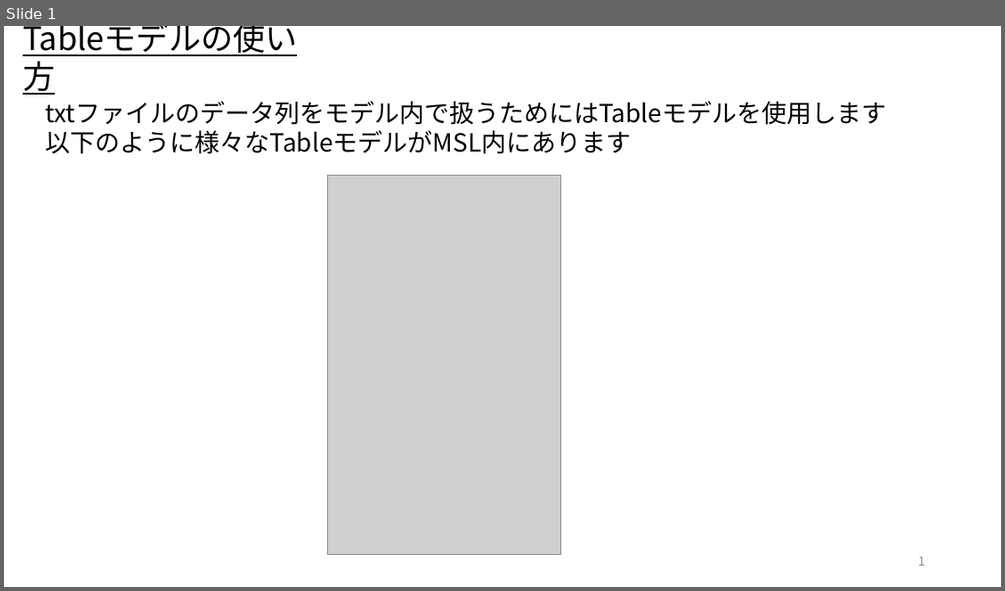
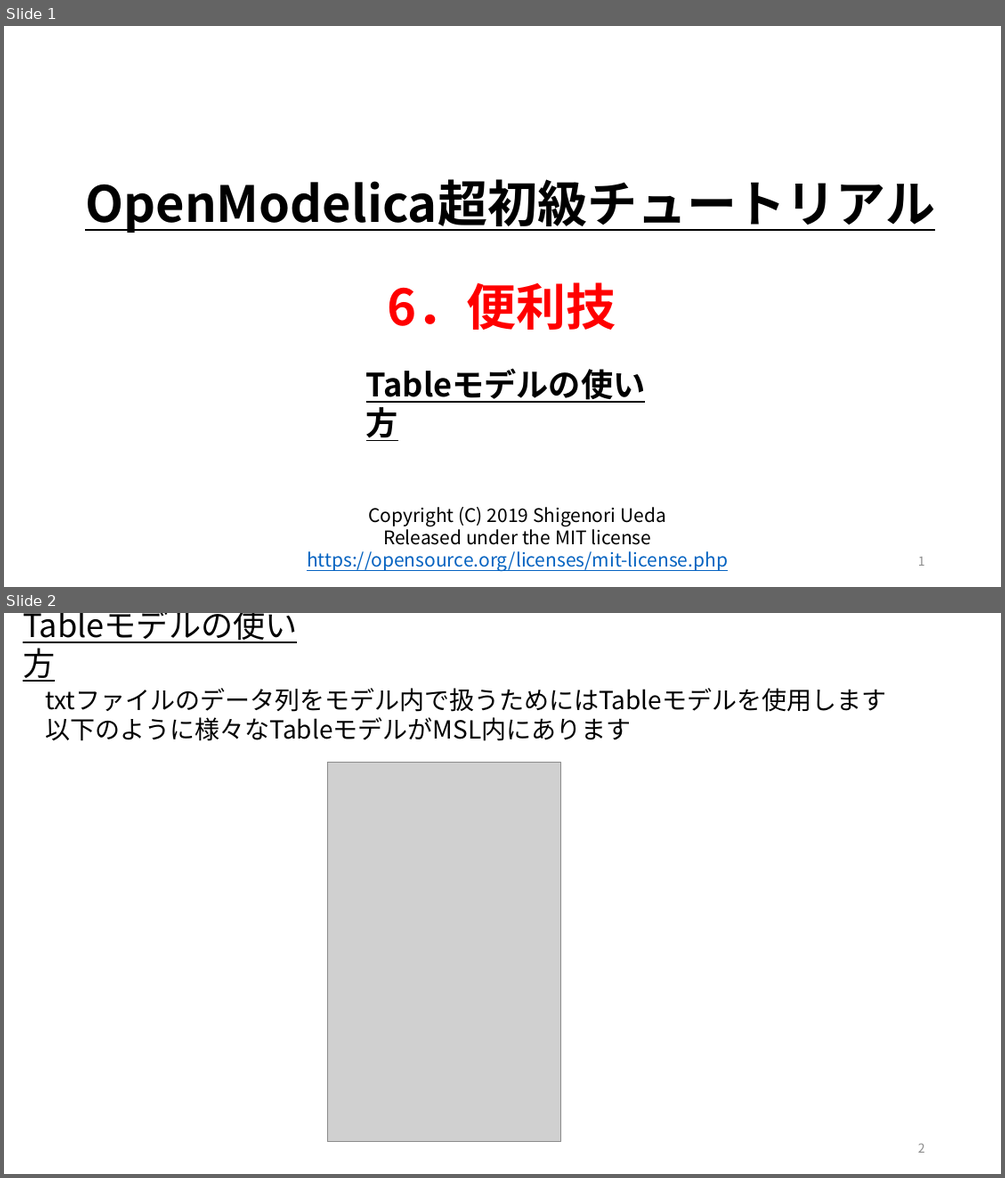
Before and after one commit to cubakija/OpenModelica_Tutorials_Ja, a slide deck: 6_Tips/03_UsageTableModel/UsageTableModel.pptx. Shown one above the other, each under a label of ours: slide 1 before the commit, slides 1 and 2 after it. The pictures are 1005x591 and 1005x1178 pixels, drawn with LibreOffice and Linux fonts; fonts in the diff are those of the drawing; grey boxes stand for pictures. Boxes give left, top, right and bottom in pixels: in the first picture for what was removed or moved away, otherwise in the second. Text is boxed around its words. In the diff, an @@ line names an element or a change of style, - is before the commit and + after.

```diff
--- a/6_Tips/03_UsageTableModel/UsageTableModel.pptx
+++ b/6_Tips/03_UsageTableModel/UsageTableModel.pptx
@@ slide 1 added at (x1=4, y1=26, x2=1001, y2=587), background #FFFFFF @@
@@ text added at (x1=85, y1=179, x2=935, y2=232), 48 pt, text #000000, bold, underline @@
+OpenModelica超初級チュートリアル
@@ text added at (x1=387, y1=282, x2=615, y2=329), 48 pt, text #FF0000, bold @@
+6．便利技
@@ text added at (x1=362, y1=379, x2=668, y2=426), 31 pt, text #000000, bold, underline @@
+Tableモデルの使い方
@@ text added at (x1=307, y1=507, x2=728, y2=572), 18 pt, text #000000 @@
+Copyright (C) 2019 Shigenori Ueda
+Released under the MIT license
+https://opensource.org/licenses/mit-license.php
@@ page number added at (x1=918, y1=556, x2=925, y2=565), 12 pt, text #8C8C8C @@
+1
@@ what was slide 1 is now slide 2 @@
@@ page number at (x1=918, y1=1143, x2=925, y2=1152): text changed @@
-1
+2
```
Also in this commit, not shown: 2 other files.
